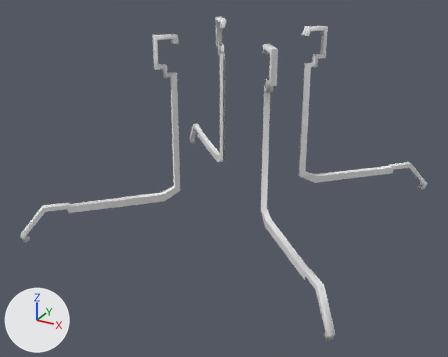
The FBX model TI RPG/Assets/Modelos/ModelosDeCenario/Pedestal_Emission.fbx as it was, and as the next commit left it.
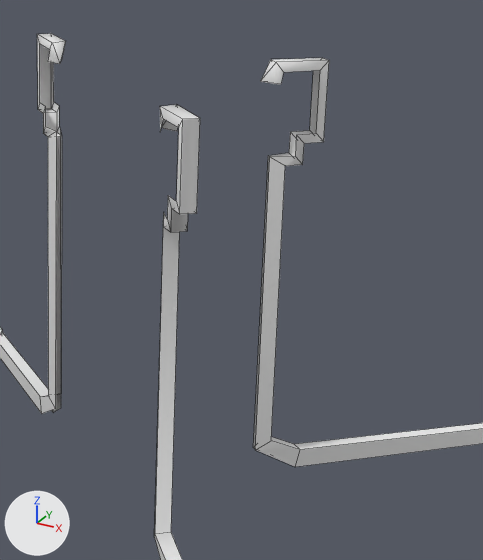
There are two pictures of each version: one whole from a camera (50 mm lens) standing at (1.917, -3.748, 2.113) and looking at (-0.04, -0.189, 0.333), one close up on the part from 45% to 86% of the width and 1% to 61% of the height. The lights are fixed; the arrows at lower left show +X, +Y and +Z. The close-ups show mesh edges as thin lines. Where no turn or scale is listed for an object, it has been applied to the vertices.

Names of what the first close-up shows: 'Pedestal_Emission'.
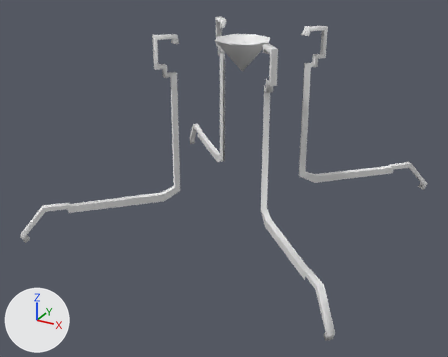
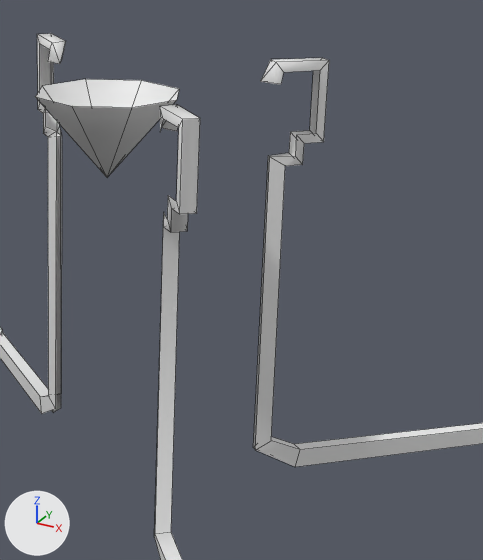
What differs and where, as boxes (x1, y1, x2, y2) in the close-ups (483 x 560 px):
part 1 of me_pedestal_emission, added
    after: (35, 79, 179, 177)

Diff of the bpy script that builds the scene:
```diff
--- a/TI RPG/Assets/Modelos/ModelosDeCenario/Pedestal_Emission.fbx.py
+++ b/TI RPG/Assets/Modelos/ModelosDeCenario/Pedestal_Emission.fbx.py
@@ me_pedestal_emission @@
 me_pedestal_emission.from_pydata(...)  # 220 vertices, 160 faces; spans x -1.14..1.14, y -1.14..1.14, z -0.02..1.35
 # used by ob_pedestal_emission; location = (0.0, 0.0, 0.0)
 # verts and faces of me_pedestal_emission; kept vertices keep their numbers, new ones are numbered from 220
+# me_pedestal_emission part 1
+verts[220] = (0.0, 0.0, 1.07)  # pixel (107, 177)
+verts[221] = (-0.14, 0.14, 1.29)  # pixel (85, 78)
+verts[222] = (0.0, 0.2, 1.29)  # pixel (141, 80)
+verts[223] = (0.14, 0.14, 1.29)  # pixel (179, 88)
+verts[224] = (0.2, 0.0, 1.29)  # pixel (176, 100)
+verts[225] = (-0.2, 0.0, 1.29)  # pixel (42, 85)
+verts[226] = (0.14, -0.14, 1.29)  # pixel (132, 107)
+verts[227] = (-0.14, -0.14, 1.29)  # pixel (35, 96)
+verts[228] = (0.0, -0.2, 1.29)  # pixel (72, 106)
+faces += [(220, 227, 228), (220, 226, 224), (220, 225, 227), (220, 228, 226), (220, 223, 222), (220, 222, 221)]
+faces += [(220, 224, 223), (220, 221, 225)]
```
